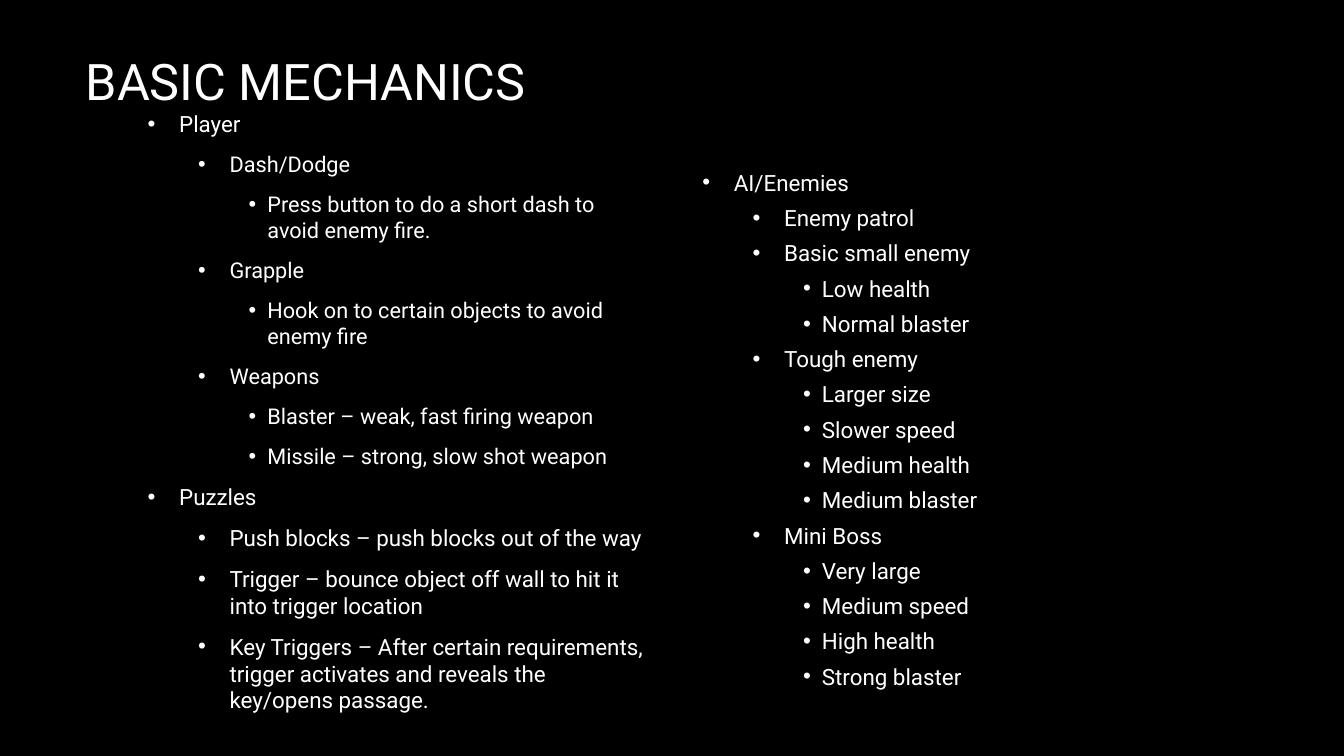
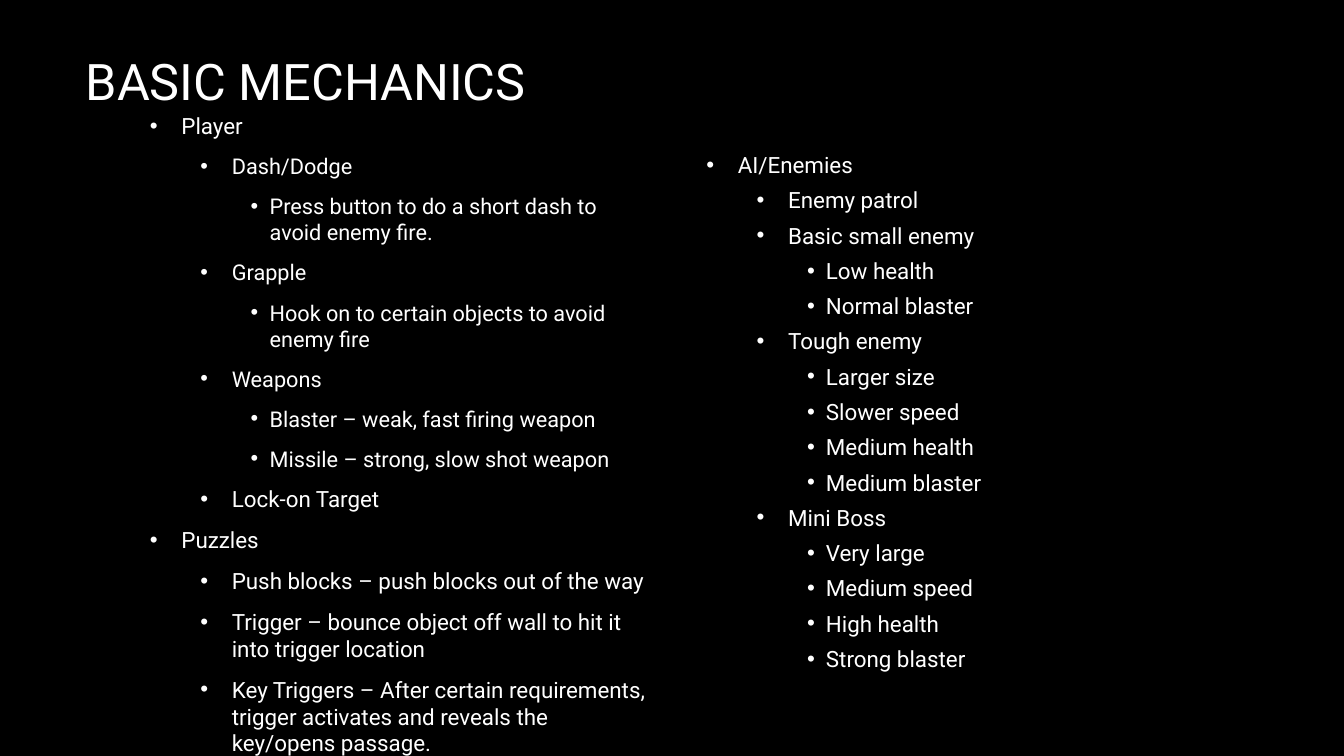
Before and after one commit to Trackneon/Game-Design, a slide deck: slide 2 of Basic Mechanics.pptx. Drawn at 1344x756 pixels with LibreOffice and Linux fonts; fonts in the diff are those of the drawing; background and template pictures are left out. Boxes give left, top, right and bottom in pixels: in the first picture for what was removed or moved away, otherwise in the second. Text is boxed around its words. In the diff, an @@ line names an element or a change of style, - is before the commit and + after.

Commit message:
2/29

```diff
--- a/Basic Mechanics.pptx
+++ b/Basic Mechanics.pptx
@@ text "Player": place and size @@
-text "Player" at [179, 155, 643, 687]
+text "Player" at [181, 117, 645, 756]
@@ text "AI/Enemies": place and size @@
-text "AI/Enemies" at [734, 175, 977, 690]
+text "AI/Enemies" at [738, 157, 981, 672]
@@ text at [232, 490, 379, 512]: paragraph added @@
+    • Lock-on Target
```
Also in this commit, not shown: 7 other slides changed, 5 slides added, 1 slide removed.
